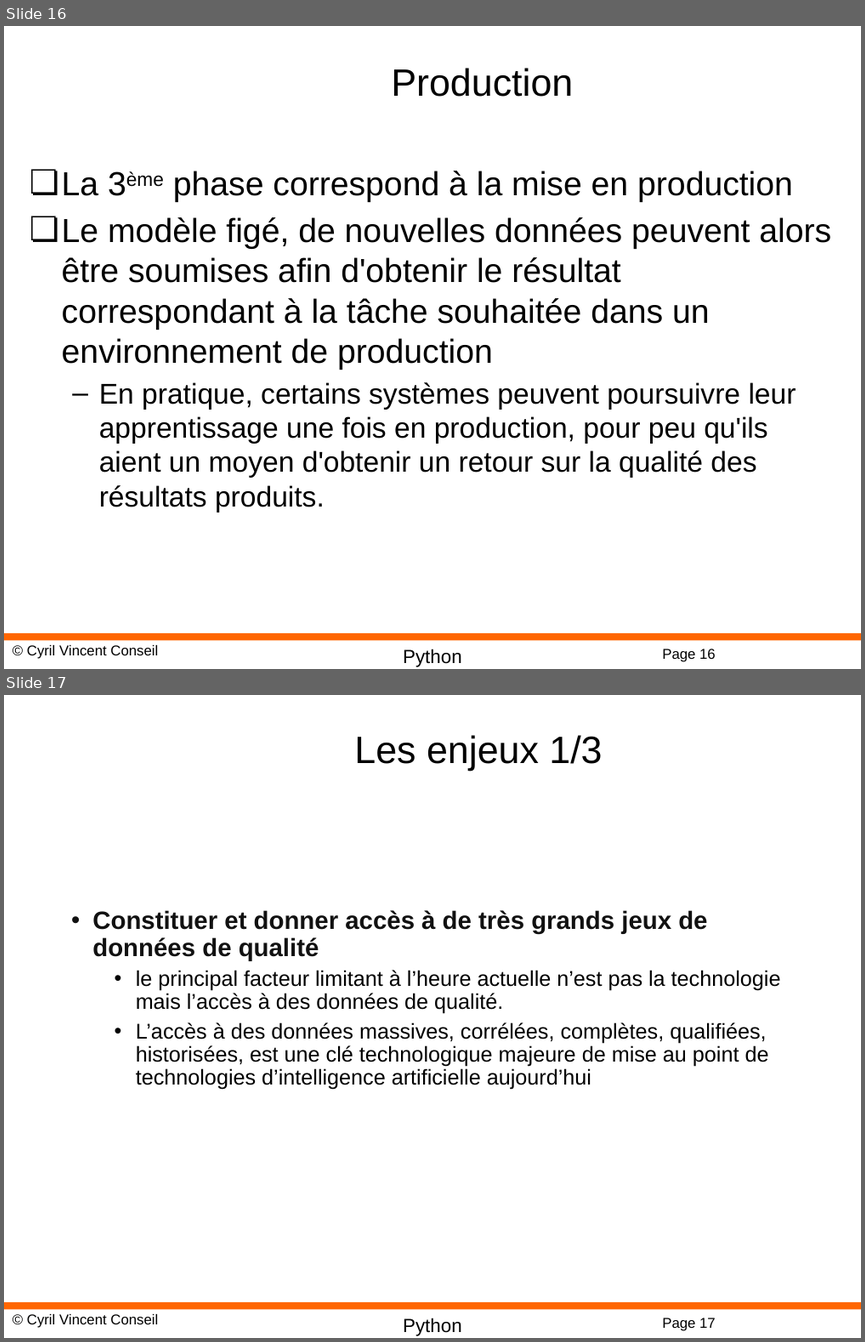
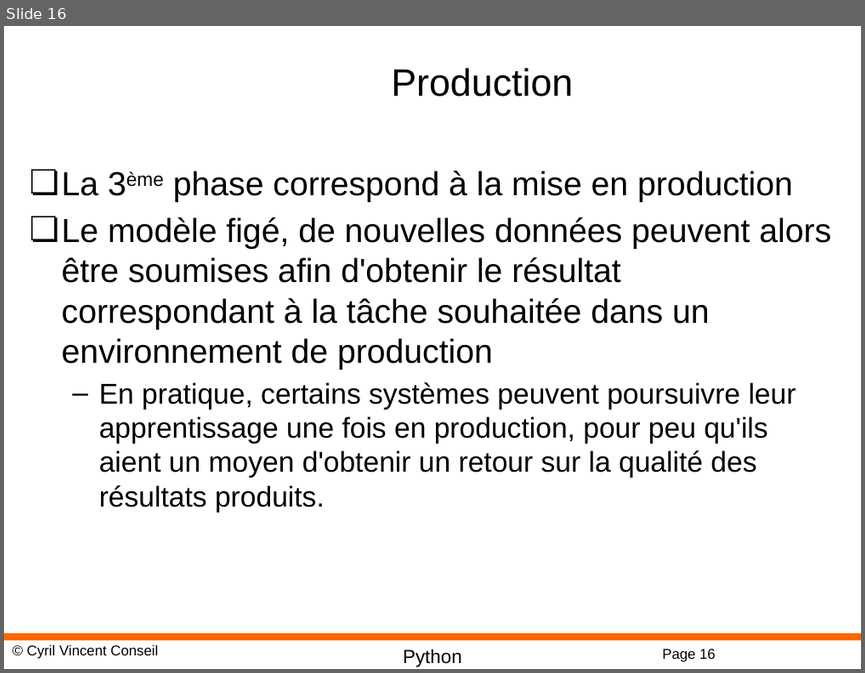
Before and after one commit to cyrilvincent/bigdata, a slide deck: ppt/BigData12-Project.pptx. Shown one above the other, each under a label of ours: slides 16 and 17 before the commit, slide 16 after it. The pictures are 865x1342 and 865x673 pixels, drawn with LibreOffice and Linux fonts; fonts in the diff are those of the drawing; background and template pictures are left out. Boxes give left, top, right and bottom in pixels: in the first picture for what was removed or moved away, otherwise in the second. Text is boxed around its words. In the diff, an @@ line names an element or a change of style, - is before the commit and + after.

Commit message:
ppt j-3

```diff
--- a/ppt/BigData12-Project.pptx
+++ b/ppt/BigData12-Project.pptx
@@ slide 17 removed at box(4, 695, 861, 1338), background #FFFFFF; not listed: 4 template elements that a slide beside it also shows @@
@@ title removed at box(354, 735, 602, 771) @@
-Les enjeux 1/3
@@ text removed at box(92, 910, 781, 1089) @@
-• Constituer et donner accès à de très grands jeux de données de qualité
-  • le principal facteur limitant à l’heure actuelle n’est pas la technologie mais l’accès à des données de qualité.
-  • L’accès à des données massives, corrélées, complètes, qualifiées, historisées, est une clé technologique majeure de mise au point de technologies d’intelligence artificielle aujourd’hui
```
Also in this commit, not shown: 6 other slides removed, 14 other files.
